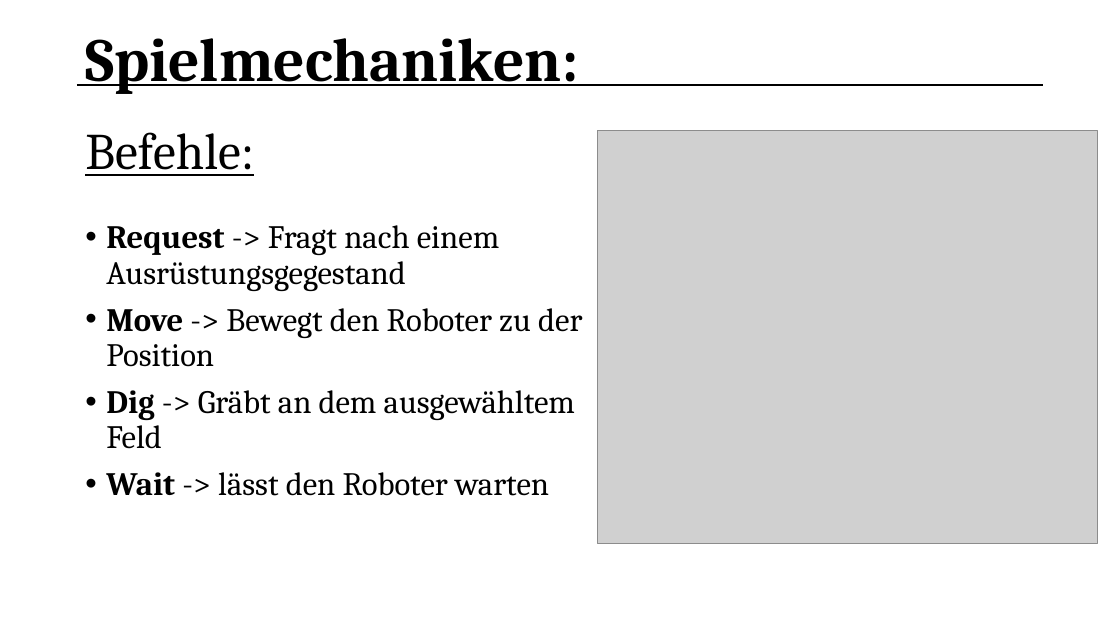
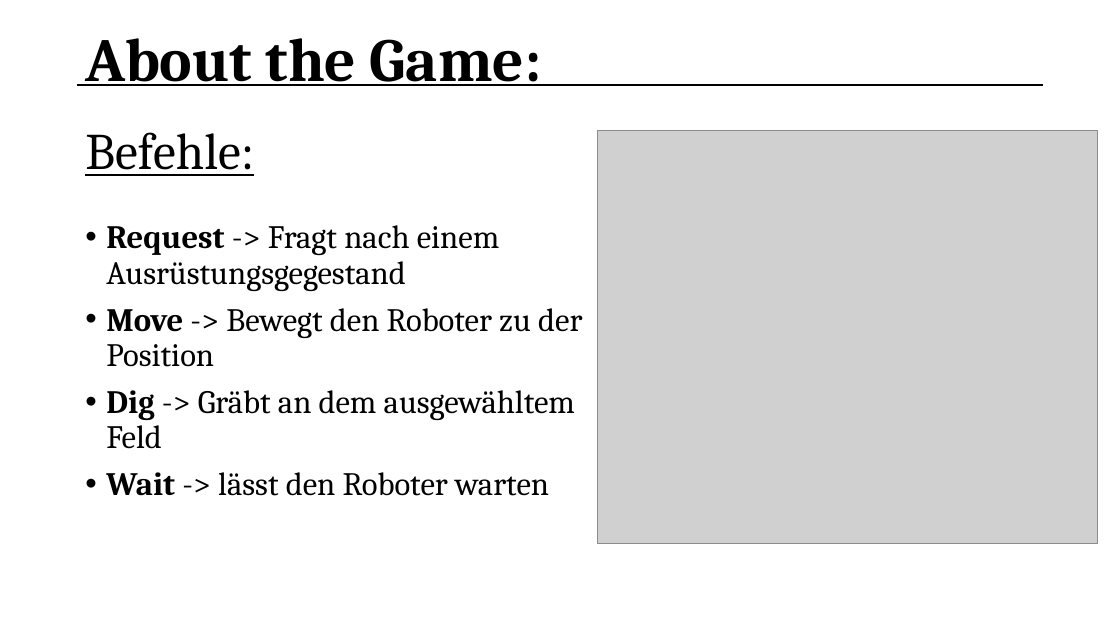
Before and after one commit to Siesma/OreRush, a slide deck: slide 3 of documents/Milestone 1 - Presentation.pptx. Drawn at 1120x630 pixels with LibreOffice and Linux fonts; fonts in the diff are those of the drawing; grey boxes stand for pictures. Boxes give left, top, right and bottom in pixels: in the first picture for what was removed or moved away, otherwise in the second. Text is boxed around its words. In the diff, an @@ line names an element or a change of style, - is before the commit and + after.

```diff
--- a/documents/Milestone 1 - Presentation.pptx
+++ b/documents/Milestone 1 - Presentation.pptx
@@ text at box(85, 38, 542, 86): text changed @@
-Spielmechaniken:
+About the Game:
```
Also in this commit, not shown: 4 other slides changed.
